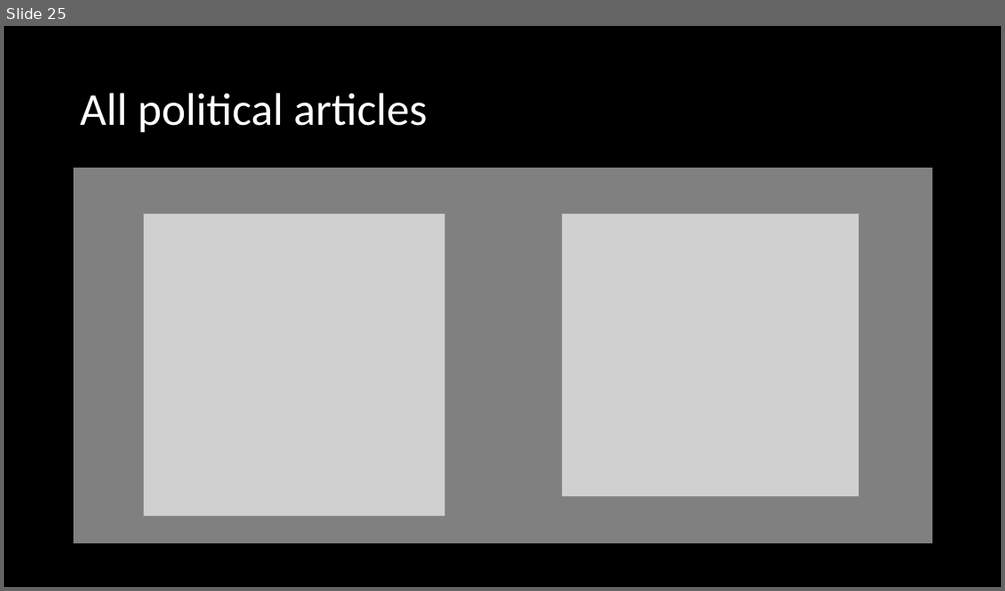
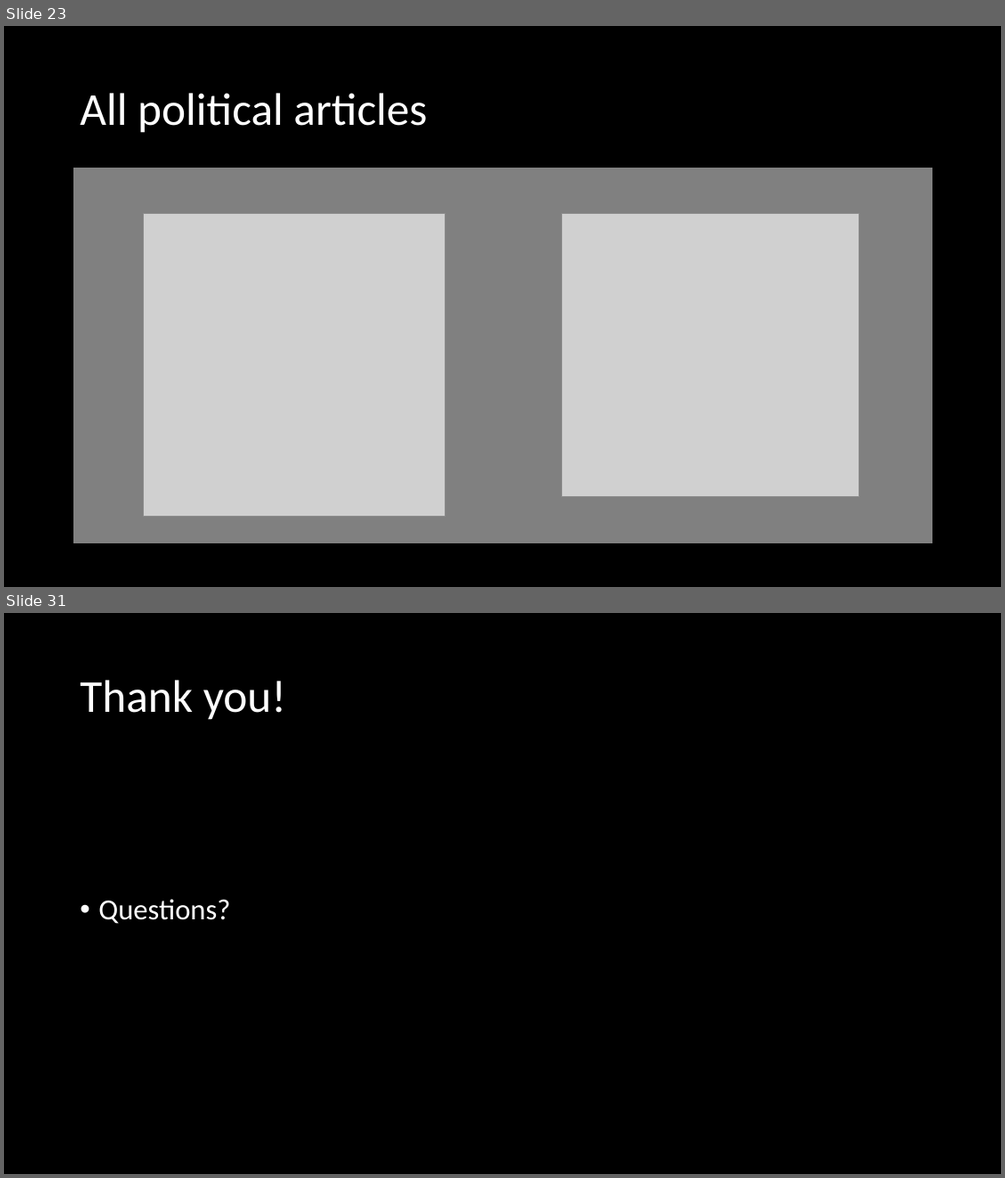
Before and after one commit to jrizcallah/Springboard, a slide deck: Springboard/capstone2/reports/sentiment_bias_presentation.pptx. Shown one above the other, each under a label of ours: slide 25 before the commit, slides 23 and 31 after it; the slides between them are not shown. The pictures are 1005x591 and 1005x1178 pixels, drawn with LibreOffice and Linux fonts; fonts in the diff are those of the drawing; grey boxes stand for pictures. Boxes give left, top, right and bottom in pixels: in the first picture for what was removed or moved away, otherwise in the second. Text is boxed around its words. In the diff, an @@ line names an element or a change of style, - is before the commit and + after.

```diff
--- a/Springboard/capstone2/reports/sentiment_bias_presentation.pptx
+++ b/Springboard/capstone2/reports/sentiment_bias_presentation.pptx
@@ slide 31 added at <box>4,613,1001,1174</box>, background #000000 @@
@@ title added at <box>80,680,286,720</box>, 44 pt, text #FFFFFF @@
+Thank you!
@@ text added at <box>98,899,230,924</box>, 28 pt, text #FFFFFF @@
+• Questions?
@@ what was slide 25 is now slide 23 @@
```
Also in this commit, not shown: 1 slide changed, 7 other slides added, 2 slides removed, 9 other files.
